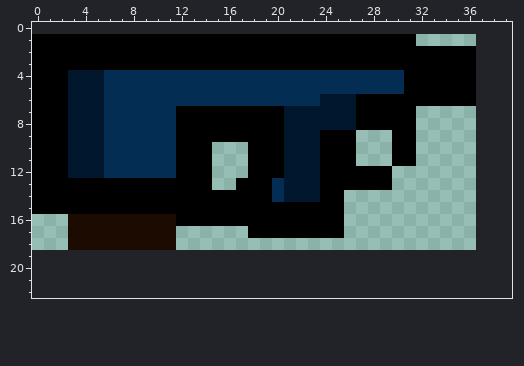
Two versions of one pixel-art sprite, static/resources/Equipment/Weapons/SMG/smm-b.png. That is the earlier state.
The file is 37x18 pixels. Colours within 5 levels of each other are drawn and written as one. The old version is drawn lined up with the new one, on the new canvas.
The same view after the edit:
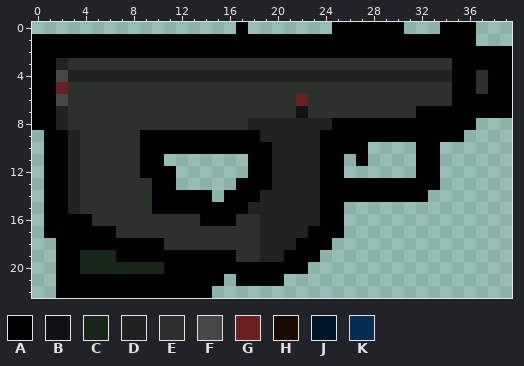
Palette (. is transparent): A #000000  B #111213  C #18261a  D #1f221f  E #2c312c  F #464846  G #6e1f1f  H #1b0b00  J #00172e  K #042d54
Edits made:
canvas 37x18 -> 40x23, the old top-left corner now at 0,1
Changed rows in their new state; - is an unchanged pixel.
first column x 0:
 0 -----------------A-------AAAAAA---AAA---
 1 --------------------------------AAAAA---
 2 -------------------------------------AAA
 3 --DEEEEEEEEEEEEEEEEEEEEEEEEEEEEEEEE--AAA
 4 --FDDDDDDDDDDDDDDDDDDDDDDDDDDDDDDDD--EAA
 5 --GEEEEEEEEEEEEEEEEEEEEEEEEEEEEEEEE--EAA
 6 --FEEEEEEEEEEEEEEEEEEEGEEEEEEEEEEEE--AAA
 7 --DEEEEEEEEEEEEEEEEEEEBEEEEEEEEEAAAAAAAA
 8 --DEEEEEEEEEEEEEEEDDDDDDDAA-----AAAAA---
 9 .--DEEEEEAAA-------DDDDD---AAA--AAAA----
10 .--DEEEEEAAA---AAA--DDDD---A--..AA------
11 .--DEEEEEAA....-----DDDD--.A--..AA------
12 .--DEEEEEAAA...-----DDDD--....--AA------
13 .--DEEEEEE--...-----DDDD------AAAA------
14 .--DEEEEEE-----.---DDDDD--AAAAAAA-------
15 .--DEEEEEE--------DDDDDD----------------
16 -AAAAEEEEEEEEE---EEDDDDD----------------
17 -AAAAAAEEEEEEEEEEEEDDDD-----------------
18 --AAAAAAAAAEEEEEEEEDDDAAA---------------
19 --AACCCAAAAAAAAAAEEDDAAA----------------
20 --AACCCCCCCAAAAAAAAAAAA-----------------
21 --AAAAAAAAAAAAAA-AAAA-------------------
22 --AAAAAAAAAAAAA-------------------------
Where, in picture pixels (left, top, right, bottom), the same in both pictures:
changed: (32, 22, 512, 298)
